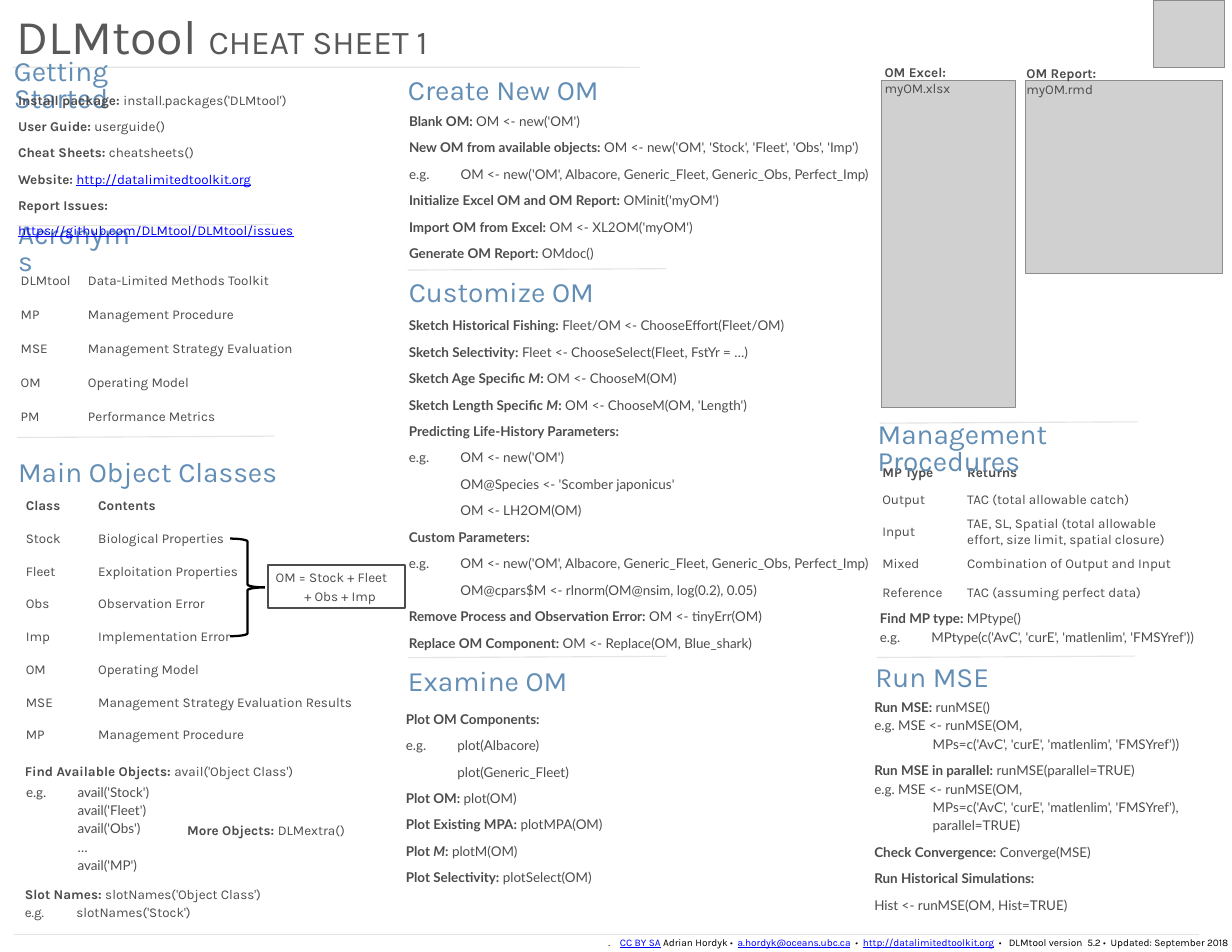
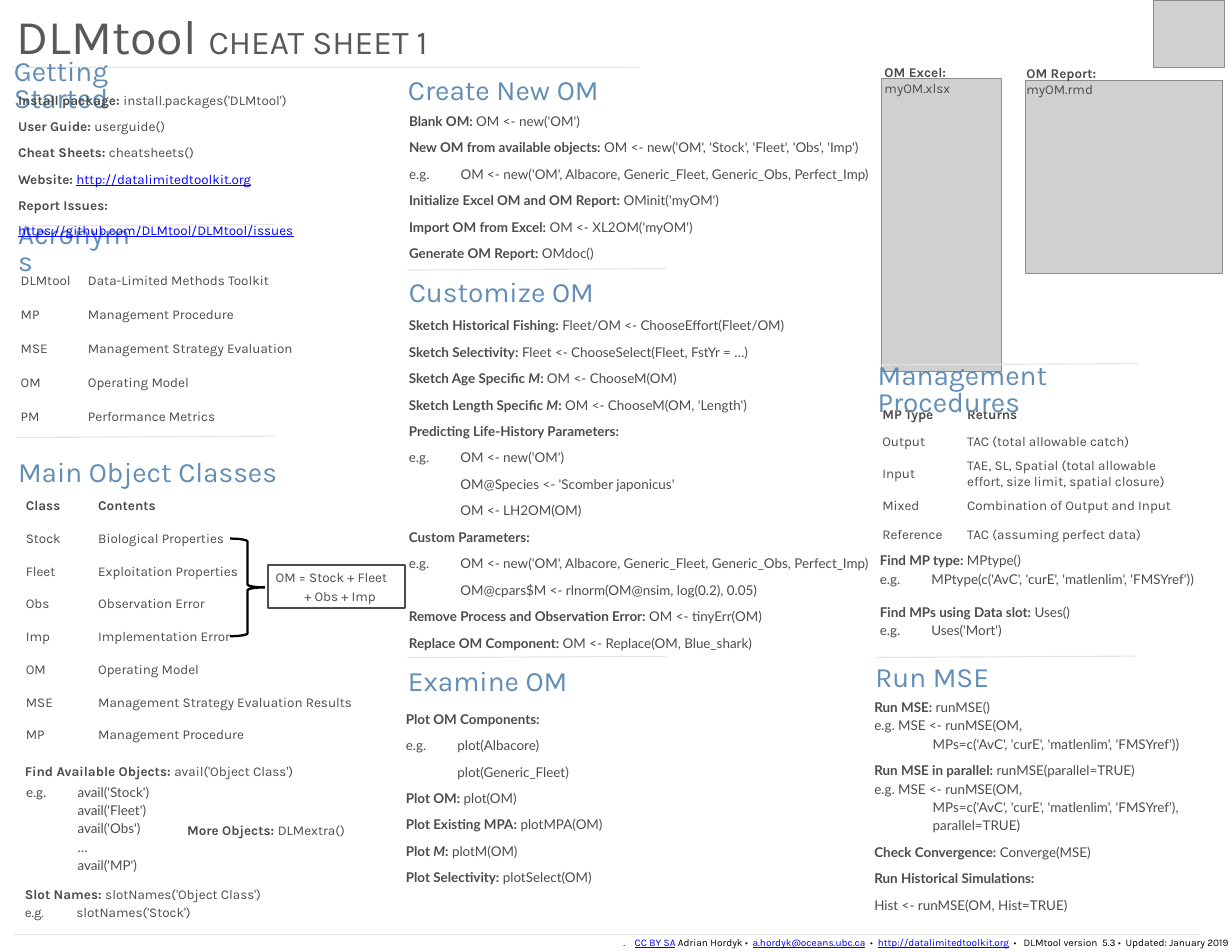
Before and after one commit to DLMtool/DLMtool, a slide deck: slide 1 of docs/cheat_sheets/DLMtool_CheatSheets.pptx. Drawn at 1232x952 pixels with LibreOffice and Linux fonts; fonts in the diff are those of the drawing; grey boxes stand for pictures. Boxes give left, top, right and bottom in pixels: in the first picture for what was removed or moved away, otherwise in the second. Text is boxed around its words. In the diff, an @@ line names an element or a change of style, - is before the commit and + after.

Commit message:
update cheatsheets, version number, and NEWs

```diff
--- a/docs/cheat_sheets/DLMtool_CheatSheets.pptx
+++ b/docs/cheat_sheets/DLMtool_CheatSheets.pptx
@@ picture: place and size @@
-picture at (882,81,1016,407)
+picture at (881,78,1001,372)
@@ 2 texts, 1 table, 1 line: place and size @@
-2 texts, 1 table, 1 line at (874,422,1198,645)
+2 texts, 1 table, 1 line at (874,360,1198,587)
@@ text added at (880,607,1070,638), 12 pt, text #4C4C4C @@
+Find MPs using Data slot: Uses()
+e.g. Uses('Mort')
@@ text at (635,938,1228,949): text changed @@
-. CC BY SA Adrian Hordyk • a.hordyk@oceans.ubc.ca • http://datalimitedtoolkit.org • DLMtool version 5.2 • Updated: September 2018
+. CC BY SA Adrian Hordyk • a.hordyk@oceans.ubc.ca • http://datalimitedtoolkit.org • DLMtool version 5.3 • Updated: January 2019
```
Also in this commit, not shown: 1 other slide changed, 11 other files.
